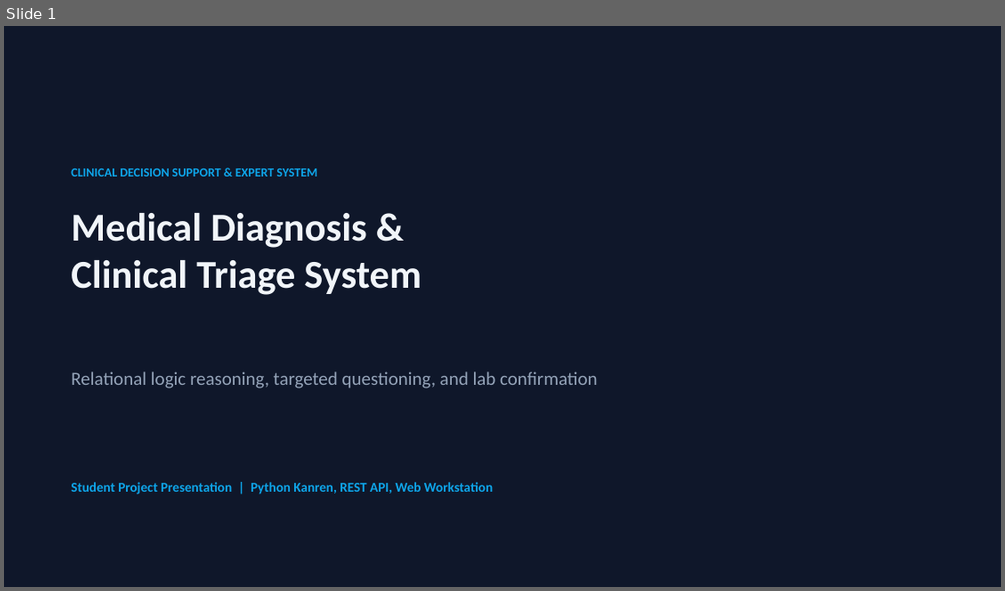
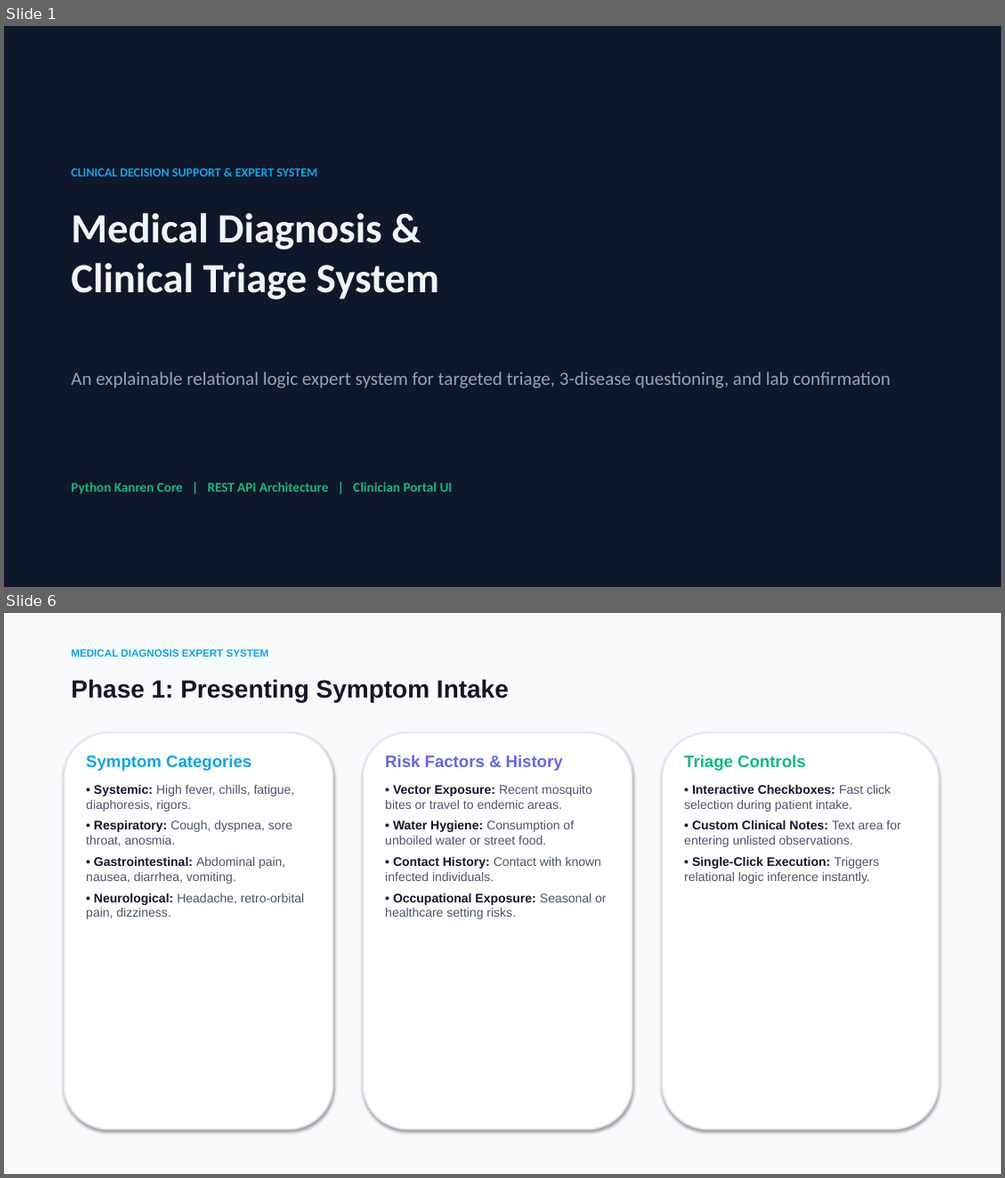
Before and after one commit to wmmandela/medical_diagnosis, a slide deck: presentation/Medical_Diagnosis_System_Presentation.pptx. Shown one above the other, each under a label of ours: slide 1 before the commit, slides 1 and 6 after it; the slides between them are not shown. The pictures are 1005x591 and 1005x1178 pixels, drawn with LibreOffice and Linux fonts; fonts in the diff are those of the drawing. Boxes give left, top, right and bottom in pixels: in the first picture for what was removed or moved away, otherwise in the second. Text is boxed around its words. In the diff, an @@ line names an element or a change of style, - is before the commit and + after.

Commit message:
docs: replace image screenshots with high-quality vector content cards, visual indicators, and vibrant clinical colors

```diff
--- a/presentation/Medical_Diagnosis_System_Presentation.pptx
+++ b/presentation/Medical_Diagnosis_System_Presentation.pptx
@@ slide 6 added at [4, 613, 1001, 1174], background #F8FAFC @@
@@ text added at [71, 649, 269, 657], 10 pt, text #0EA5E9, bold @@
+MEDICAL DIAGNOSIS EXPERT SYSTEM
@@ text added at [71, 679, 509, 702], 24 pt, text #0F172A, bold @@
+Phase 1: Presenting Symptom Intake
@@ rounded rectangle added at [64, 732, 333, 1129], fill #FFFFFF, outline #E2E8F0 1.5 pt @@
@@ rounded rectangle added at [363, 732, 632, 1129], fill #FFFFFF, outline #E2E8F0 1.5 pt @@
@@ rounded rectangle added at [662, 732, 938, 1129], fill #FFFFFF, outline #E2E8F0 1.5 pt @@
@@ text added at [86, 755, 304, 919], 12 pt, text #475569 @@
+Symptom Categories
+• Systemic: High fever, chills, fatigue, diaphoresis, rigors.
+• Respiratory: Cough, dyspnea, sore throat, anosmia.
+• Gastrointestinal: Abdominal pain, nausea, diarrhea, vomiting.
+• Neurological: Headache, retro-orbital pain, dizziness.
@@ text added at [385, 755, 606, 919], 12 pt, text #475569 @@
+Risk Factors & History
+• Vector Exposure: Recent mosquito bites or travel to endemic areas.
+• Water Hygiene: Consumption of unboiled water or street food.
+• Contact History: Contact with known infected individuals.
+• Occupational Exposure: Seasonal or healthcare setting risks.
@@ text added at [684, 755, 900, 884], 12 pt, text #475569 @@
+Triage Controls
+• Interactive Checkboxes: Fast click selection during patient intake.
+• Custom Clinical Notes: Text area for entering unlisted observations.
+• Single-Click Execution: Triggers relational logic inference instantly.
@@ slide 1 changed as well @@
@@ text "Medical Diagnosis & Clinical Triage ..." at [71, 213, 439, 299]: size 38 to 40 pt @@
@@ text at [71, 371, 890, 388]: text changed @@
-Relational logic reasoning, targeted questioning, and lab confirmation
+An explainable relational logic expert system for targeted triage, 3-disease questioning, and lab confirmation
@@ text at [71, 482, 453, 494]: text changed; text colour #0EA5E9 to #10B981 @@
-Student Project Presentation | Python Kanren, REST API, Web Workstation
+Python Kanren Core | REST API Architecture | Clinician Portal UI
```
Also in this commit, not shown: 3 other slides changed, 5 other slides added, 2 slides removed, 1 other file.
